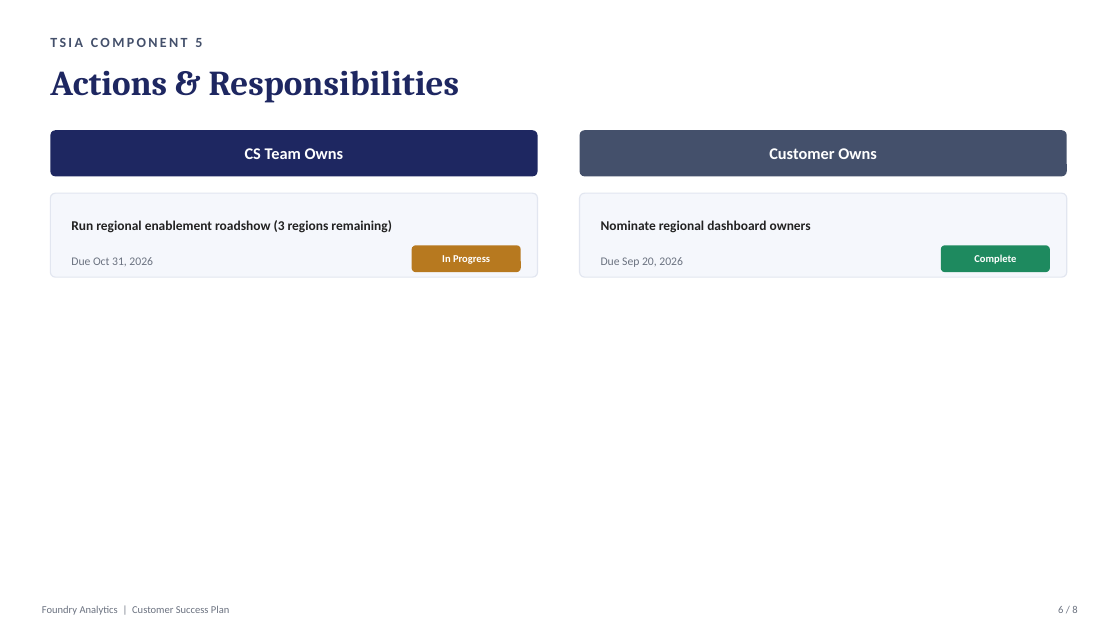
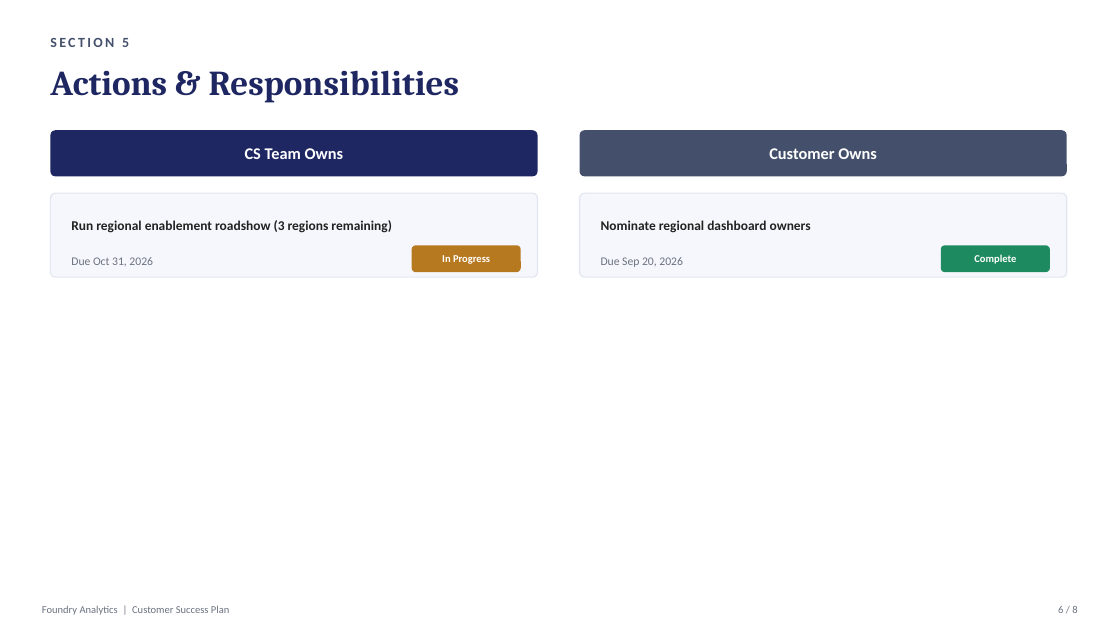
Before and after one commit to melissamcgowan/Success-Plan-Generator, a slide deck: slide 7 of Success Plan - Foundry Analytics.pptx. Drawn at 1120x630 pixels with LibreOffice and Linux fonts; fonts in the diff are those of the drawing. Boxes give left, top, right and bottom in pixels: in the first picture for what was removed or moved away, otherwise in the second. Text is boxed around its words. In the diff, an @@ line names an element or a change of style, - is before the commit and + after.

```diff
--- a/Success Plan - Foundry Analytics.pptx
+++ b/Success Plan - Foundry Analytics.pptx
@@ text at <box>50,38,129,47</box>: text changed @@
-TSIA COMPONENT 5
+SECTION 5
```
Also in this commit, not shown: 5 other slides changed, 1 slide added, 1 slide removed, 6 other files.
